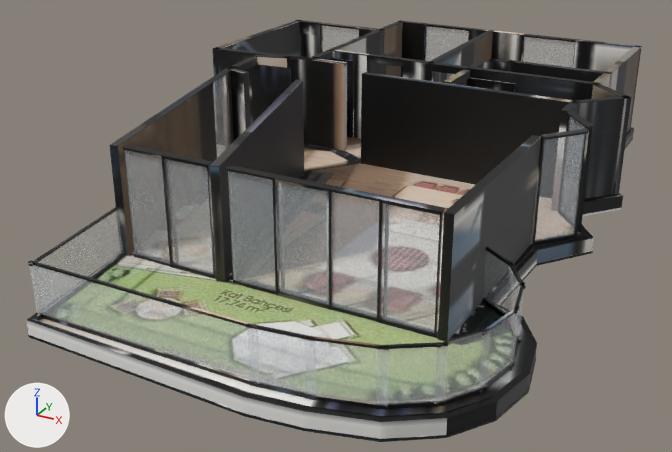
The glTF model _bake/glb/koru-15/model.glb as it was, and as the next commit left it.
The view is the same before and after, from a 50 mm lens placed at (9.07, -17.68, 7.85), pointed at (-0.14, -0.94, -0.52). The axes (+X, +Y, +Z) are drawn at lower left. The lights are the same throughout. The first picture is the older version. Where no turn or scale is listed for an object, it has been applied to the vertices. Vertices at exactly the same position are counted once.
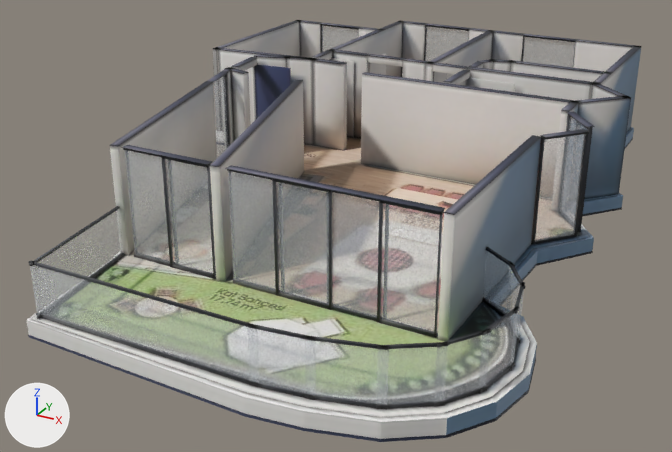
Pixel boxes [x1, y1, x2, y2] of what changed, in the pictures (672 x 452 px):
'Mesh_0', surface changed (black to grey): [26, 20, 642, 442] in both
part 1 of me_mesh_0, reshaped: before [121, 49, 447, 341]; after [27, 20, 642, 413]
part 2 of me_mesh_0, surface changed (black to grey): [28, 20, 638, 439] in both

Edits to the bpy script that builds the scene:
```text
Change mat_baked:
    where n3 = _N.new('ShaderNodeMapping'); n3.name = 'Mapping'
    n3.inputs[1].default_value: (0.00135, -14.91, 0.0) -> (0.00114, -14.97, 0.0)  # 'Location'
    n3.inputs[3].default_value: (15.96, 15.91, 1.0) -> (15.85, 15.97, 1.0)  # 'Scale'
Change me_mesh_0:
    used by ob_mesh_0; location = (-5.63, 7.97, -0.36)
    remove me_mesh_0.from_pydata(...)  # 2562 vertices, 4428 faces; spans x 0.0..11.4, y -16.1..0.0, z 0.0..2.6
    add me_mesh_0.from_pydata(...)  # 3179 vertices, 5754 faces; spans x 0.0..11.4, y -16.1..0.0, z 0.0..2.6
    me_mesh_0 part 1: 18 vertices moved within x 1.4..9.8, y -13.2..-3.2, z 0.0..2.6; 617 vertices added at x 0.1..10.1, y -13.3..-0.1, z 0.0..2.6
    me_mesh_0 part 2: 3136 kept faces spanning x 0.0..11.4, y -16.1..-0.1, z 0.0..2.6 get new texture (UV) coordinates
```
